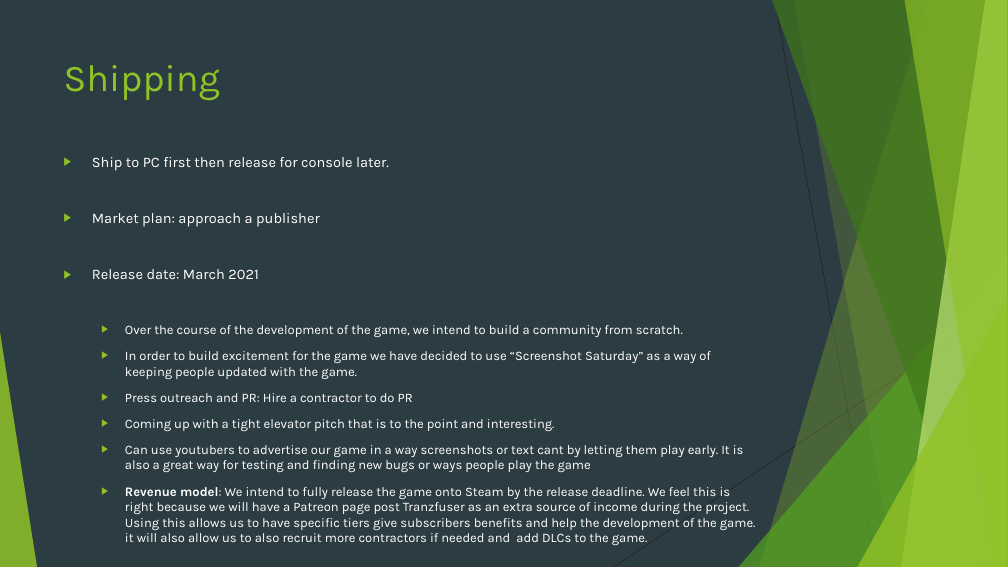
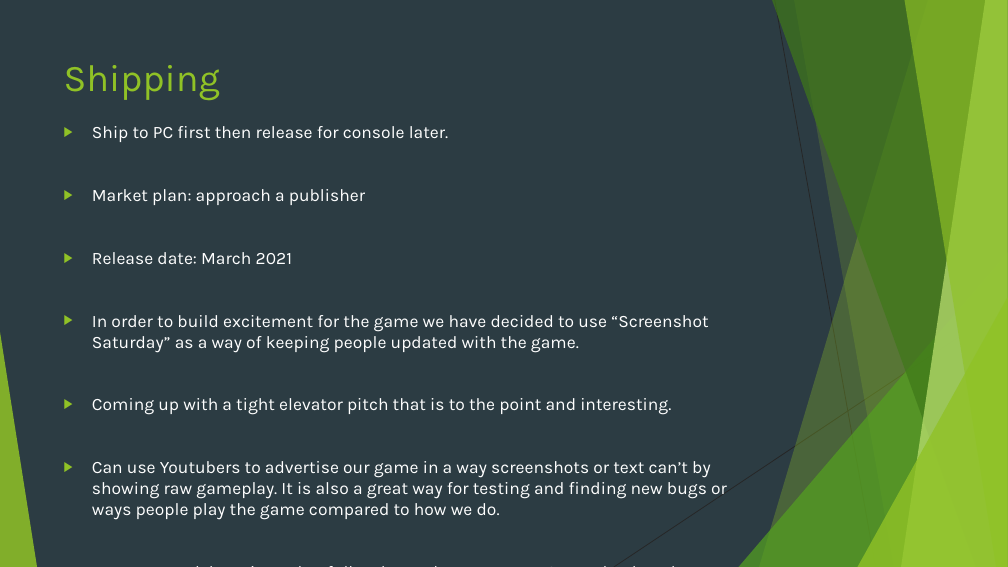
Before and after one commit to Pilokio/Tranzfuser, a slide deck: slide 9 of Virtual Pitch Presentation/Pitch.pptx. Drawn at 1008x567 pixels with LibreOffice and Linux fonts; fonts in the diff are those of the drawing. Boxes give left, top, right and bottom in pixels: in the first picture for what was removed or moved away, otherwise in the second. Text is boxed around its words. In the diff, an @@ line names an element or a change of style, - is before the commit and + after.

```diff
--- a/Virtual Pitch Presentation/Pitch.pptx
+++ b/Virtual Pitch Presentation/Pitch.pptx
@@ text at (x1=92, y1=126, x2=708, y2=415): size 13.9 to 16.6 pt in "Ship to PC first then release for ...", "Market plan: approach a publisher", "Release date: March 2021"; size 12.4 to 16.6 pt in "In order to build excitement for the ...", "Coming up with a tight elevator pitch ..."; list level 2 to 1 in "In order to build excitement ..."; list level 2 to 1 in "Coming up with a tight ..." @@
@@ text at (x1=125, y1=325, x2=683, y2=337): paragraph removed @@
-  ▶ Over the course of the development of the game, we intend to build a community from scratch.
@@ text at (x1=125, y1=393, x2=413, y2=402): paragraph removed @@
-  ▶ Press outreach and PR: Hire a contractor to do PR
@@ text at (x1=92, y1=461, x2=727, y2=520): text changed; size 12.4 to 16.6 pt @@
-  ▶ Can use youtubers to advertise our game in a way screenshots or text cant by letting them play early. It is also a great way for testing and finding new bugs or ways people play the game
-  ▶ Revenue model: We intend to fully release the game onto Steam by the release deadline. We feel this is right because we will have a Patreon page post Tranzfuser as an extra source of income during the project. Using this allows us to have specific tiers give subscribers benefits and help the development of the game. it will also allow us to also recruit more contractors if needed and add DLCs to the game.
+▶ Can use Youtubers to advertise our game in a way screenshots or text can’t by showing raw gameplay. It is also a great way for testing and finding new bugs or ways people play the game compared to how we do.
+▶ Revenue model: We intend to fully release the game onto Steam by the release deadline.
```
Also in this commit, not shown: 4 other slides changed.
